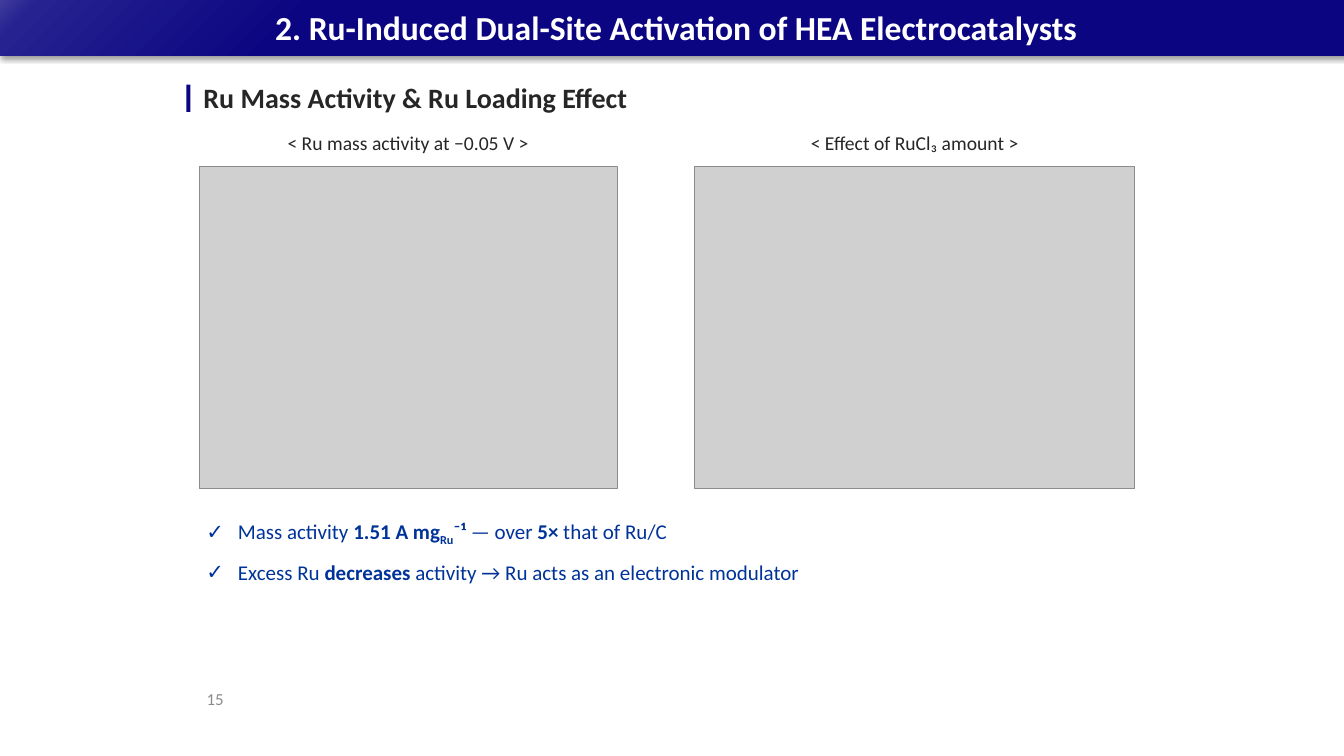
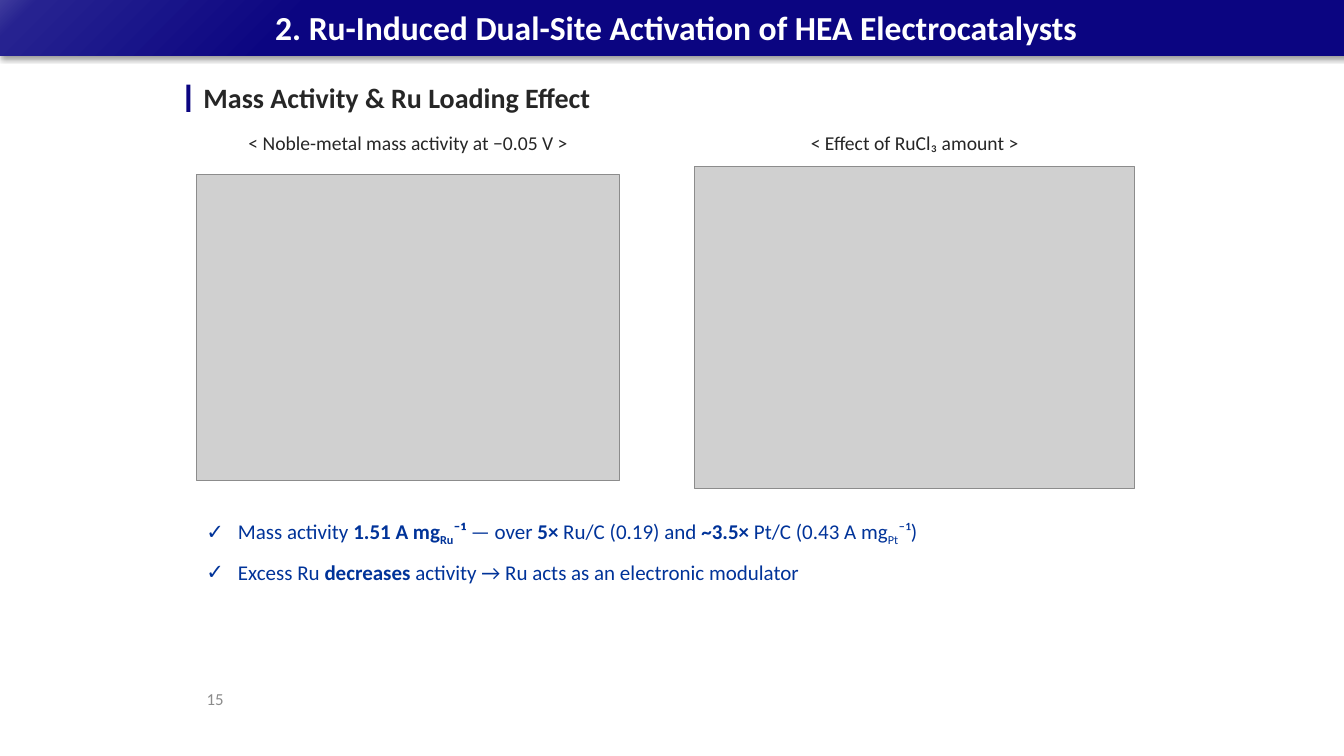
Before and after one commit to limsj0204/letter, a slide deck: slide 15 of 학위논문_디펜스_발표자료_5시료.pptx. Drawn at 1344x756 pixels with LibreOffice and Linux fonts; fonts in the diff are those of the drawing; grey boxes stand for pictures. Boxes give left, top, right and bottom in pixels: in the first picture for what was removed or moved away, otherwise in the second. Text is boxed around its words. In the diff, an @@ line names an element or a change of style, - is before the commit and + after.

```diff
--- a/학위논문_디펜스_발표자료_5시료.pptx
+++ b/학위논문_디펜스_발표자료_5시료.pptx
@@ text at <box>203,88,590,113</box>: text changed @@
-Ru Mass Activity & Ru Loading Effect
+Mass Activity & Ru Loading Effect
@@ text at <box>263,136,553,153</box>: text changed @@
-< Ru mass activity at −0.05 V >
+< Noble-metal mass activity at −0.05 V >
@@ picture: place and size @@
-picture at <box>200,166,617,489</box>
+picture at <box>197,174,620,480</box>
@@ text at <box>238,522,917,543</box>: text changed @@
-✓ Mass activity 1.51 A mgRu⁻¹ — over 5× that of Ru/C
+✓ Mass activity 1.51 A mgRu⁻¹ — over 5× Ru/C (0.19) and ~3.5× Pt/C (0.43 A mgPt⁻¹)
```
Also in this commit, not shown: 1 other slide changed.
